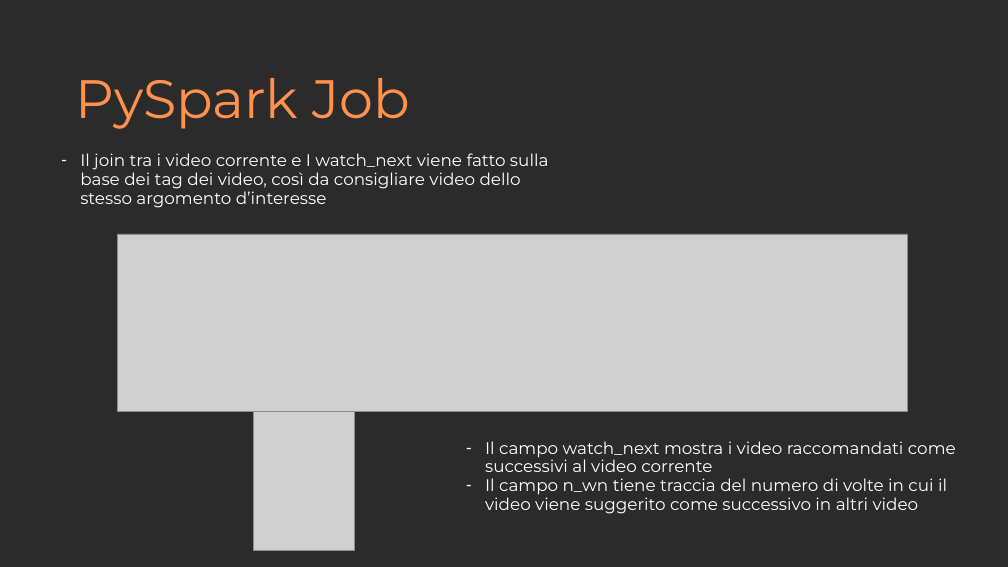
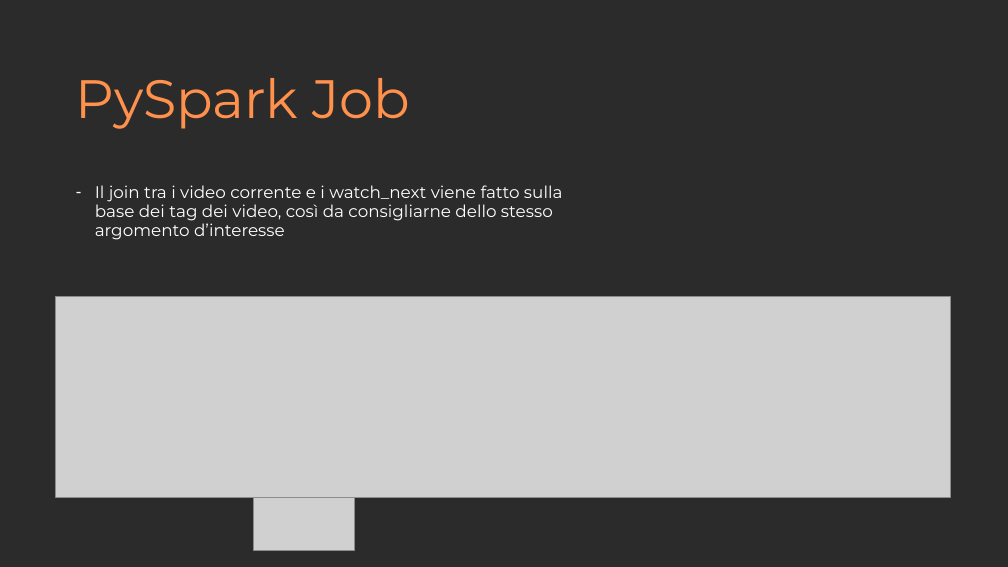
Before and after one commit to federicodeduro/Cloud-e-Mobile-2023, a slide deck: slide 4 of Slides/Homework #2.pptx. Drawn at 1008x567 pixels with LibreOffice and Linux fonts; fonts in the diff are those of the drawing; grey boxes stand for pictures; background and template pictures are left out; a plain dark background stands for a picture behind light text. Boxes give left, top, right and bottom in pixels: in the first picture for what was removed or moved away, otherwise in the second. Text is boxed around its words. In the diff, an @@ line names an element or a change of style, - is before the commit and + after.

```diff
--- a/Slides/Homework #2.pptx
+++ b/Slides/Homework #2.pptx
@@ text at (x1=95, y1=185, x2=562, y2=240): text changed @@
-– Il join tra i video corrente e I watch_next viene fatto sulla base dei tag dei video, così da consigliare video dello stesso argomento d’interesse
+– Il join tra i video corrente e i watch_next viene fatto sulla base dei tag dei video, così da consigliarne dello stesso argomento d’interesse
@@ picture resized from (x1=117, y1=234, x2=907, y2=411) to (x1=55, y1=296, x2=950, y2=497) @@
@@ text removed at (x1=485, y1=441, x2=956, y2=514) @@
-– Il campo watch_next mostra i video raccomandati come successivi al video corrente
-– Il campo n_wn tiene traccia del numero di volte in cui il video viene suggerito come successivo in altri video
```
Also in this commit, not shown: 2 other slides changed, 1 slide added.
